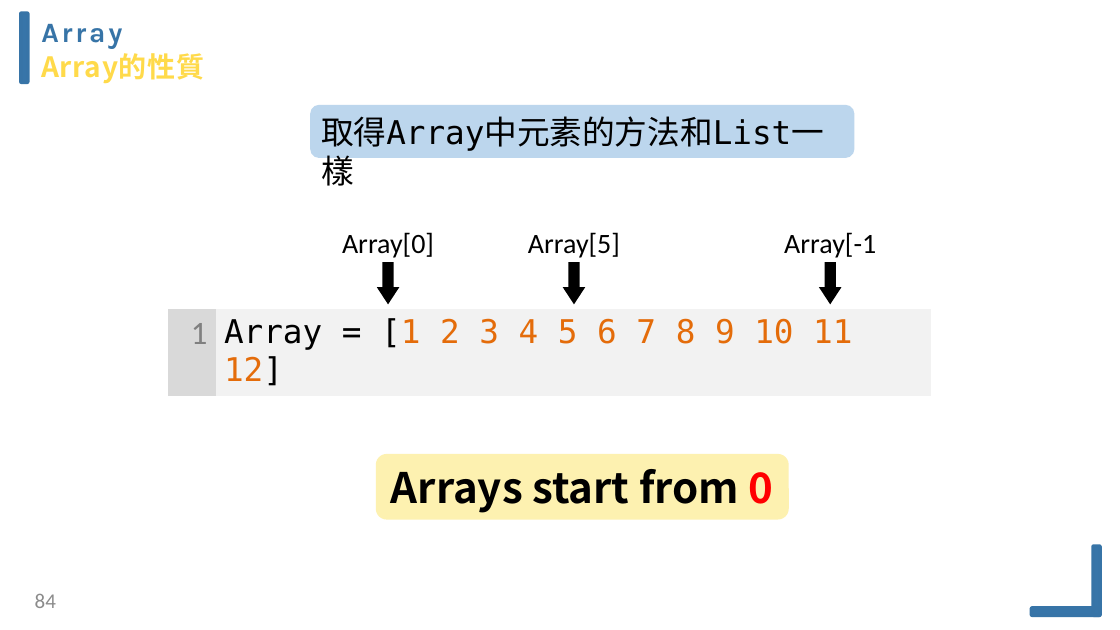
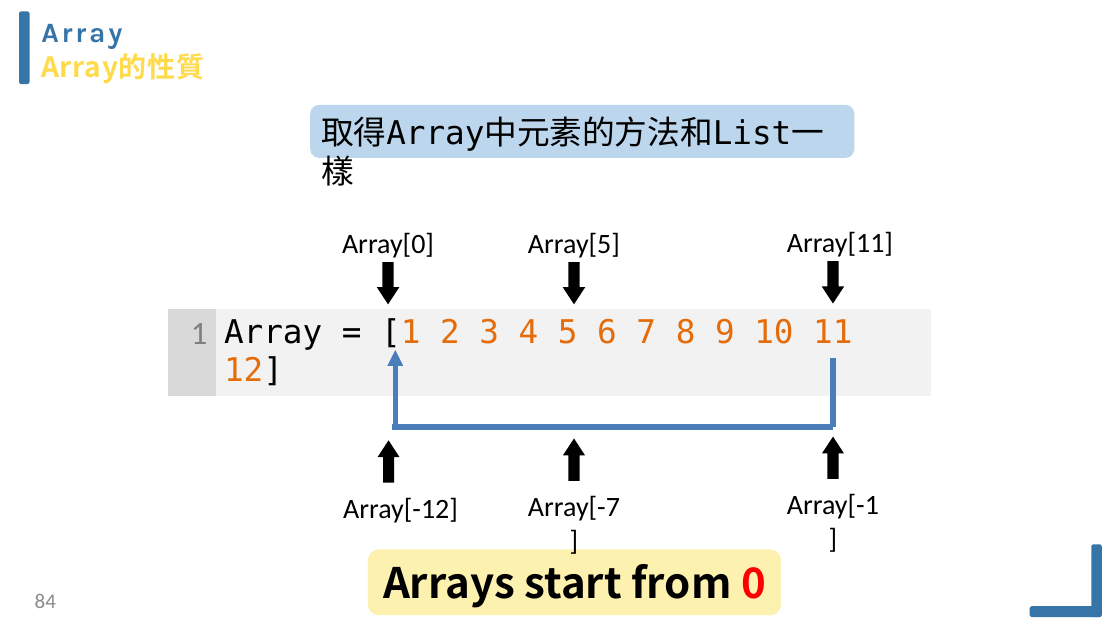
Before and after one commit to Kenchu123/EECamp2020, a slide deck: slide 84 of ppt/python2020-v4.pptx. Drawn at 1120x630 pixels with LibreOffice and Linux fonts; fonts in the diff are those of the drawing. Boxes give left, top, right and bottom in pixels: in the first picture for what was removed or moved away, otherwise in the second. Text is boxed around its words. In the diff, an @@ line names an element or a change of style, - is before the commit and + after.

```diff
--- a/ppt/python2020-v4.pptx
+++ b/ppt/python2020-v4.pptx
@@ text added at [787, 231, 893, 257], 24 pt, text #000000 @@
+Array[11]
@@ up arrow added at [822, 261, 844, 303], fill #000000 @@
@@ arrow added from (396, 427) to (396, 350), #4B7EBC 4.5 pt @@
@@ line added from (833, 358) to (833, 427), #4B7EBC 4.5 pt @@
@@ up arrow added at [377, 440, 399, 482], fill #000000 @@
@@ line added from (392, 427) to (833, 427), #4B7EBC 4.5 pt @@
@@ up arrow added at [563, 439, 585, 481], fill #000000 @@
@@ up arrow at [823, 437, 844, 479]: rotation 0 to 180 degrees @@
@@ text added at [343, 497, 458, 523], 24 pt, text #000000 @@
+Array[-12]
@@ text added at [528, 495, 620, 521], 24 pt, text #000000 @@
+Array[-7]
@@ text "Array[-1]": place and size @@
-text "Array[-1]" at [784, 232, 876, 258]
+text "Array[-1]" at [787, 493, 879, 519]
@@ rounded rectangle "Arrays start from 0": place and size @@
-rounded rectangle "Arrays start from 0" at [376, 454, 789, 519]
+rounded rectangle "Arrays start from 0" at [368, 549, 781, 615]
```
Also in this commit, not shown: 30 other slides changed, 2 slides added, 3 slides removed, 3 other files.
